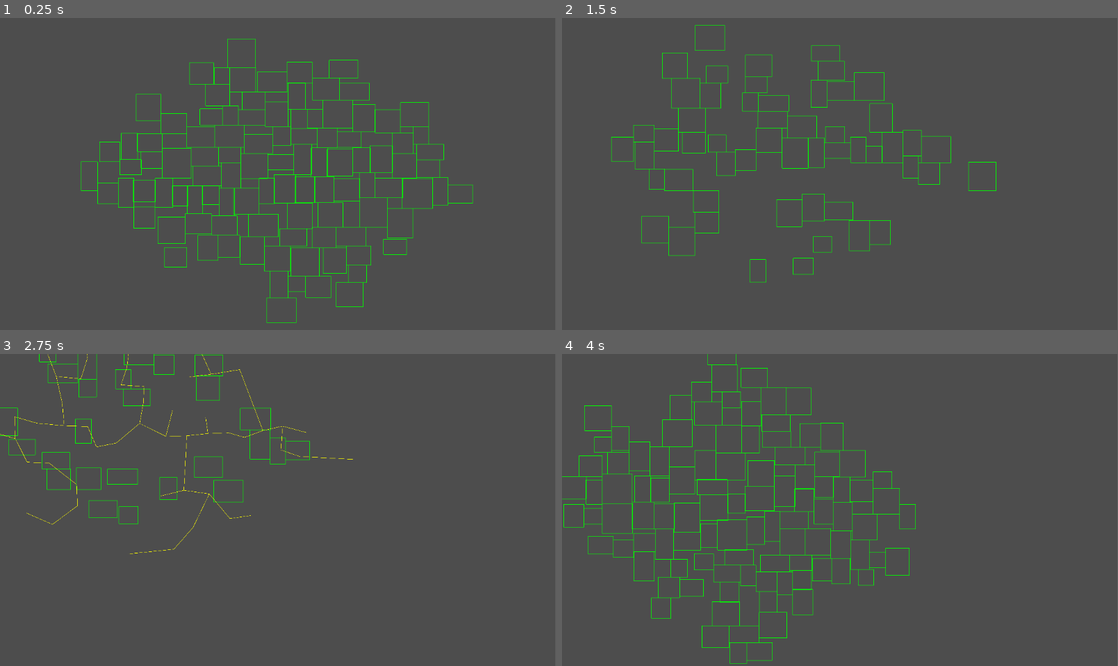
Above: before the commit, frames 1-4 (two rows, left to right).
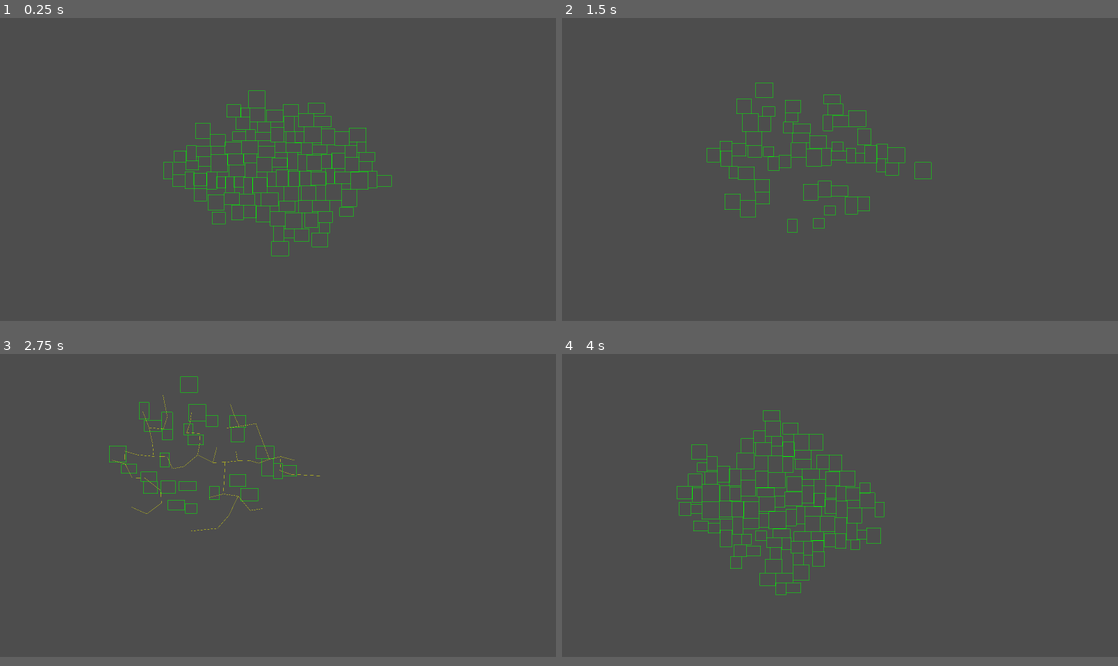
Above: after the commit, the same moments.

Repository: THenriques02/QuantumLoop
Game: Godot game, scene res://Scenes/Main/main.tscn
Two runs of this game, one before a commit and one after it. Both use one fixed random seed, a clock stepped at 60 frames per second and the inputs below.
Inputs (mouse positions are in pixels of both pictures, inside the frame that each line leads up to):
- Up to frame 1 (0.25 s): no input
- Up to frame 2 (1.5 s): move the mouse to (962, 158) at 0.52 s; hold Right (ui_right) 0.53-1.28 s; click (962, 158) at 0.67 s; tap Space (ui_select) at 0.77 s; move the mouse to (728, 189) at 1.27 s; hold Down (ui_down) from 1.28 s (still down); click (728, 189) at 1.42 s
- Up to frame 3 (2.75 s): tap Space (ui_select) at 1.52 s; move the mouse to (333, 441) at 2.02 s; release Down (ui_down) at 2.03 s; hold Right (ui_right) from 2.03 s (still down); click (333, 441) at 2.17 s
- Up to frame 4 (4 s): move the mouse to (812, 572) at 2.77 s; release Right (ui_right) at 2.78 s; hold Up (ui_up) 2.78-3.53 s; click (812, 572) at 2.92 s; tap Space (ui_select) at 3.02, 3.77 s; move the mouse to (1006, 556) at 3.52 s; hold Left (ui_left) from 3.53 s (still down); click (1006, 556) at 3.67 s
In our replay, the window is 799x449 before the commit and 800x436 after it. These sizes can differ from the game's own. Grey fills any space a smaller window leaves; there, only what the larger window draws over its background counts as a difference.

The runs differ from the first frame. In frame 1, 4.7% of the frame differs, in the area x 14-86%, y 6-98%; in frame 2, 2.9%; in frame 3, 2.2%; in frame 4, 4.7%.

Commit message:
minimap added

Diff:
--- /dev/null
+++ b/Scenes/Main/camera_2d.gd
@@ -0,0 +1,27 @@
+extends Camera2D
+
+@export var move_speed := 2000.0
+@export var zoom_speed := 0.1
+@export var min_zoom := 0.1
+@export var max_zoom := 3.0
+
+func _process(delta: float) -> void:
+	var input_dir = Vector2.ZERO
+	input_dir.x = Input.get_action_strength("ui_right") - Input.get_action_strength("ui_left")
+	input_dir.y = Input.get_action_strength("ui_down") - Input.get_action_strength("ui_up")
+
+	if input_dir != Vector2.ZERO:
+		position += input_dir.normalized() * move_speed * delta
+
+func _unhandled_input(event: InputEvent) -> void:
+	if event is InputEventMouseButton:
+		if event.button_index == MOUSE_BUTTON_WHEEL_UP and event.pressed:
+			zoom_camera(-zoom_speed)
+		elif event.button_index == MOUSE_BUTTON_WHEEL_DOWN and event.pressed:
+			zoom_camera(zoom_speed)
+
+func zoom_camera(delta_zoom: float) -> void:
+	var new_zoom = zoom + Vector2.ONE * delta_zoom
+	new_zoom.x = clamp(new_zoom.x, min_zoom, max_zoom)
+	new_zoom.y = clamp(new_zoom.y, min_zoom, max_zoom)
+	zoom = new_zoom
--- a/Scenes/Main/main.tscn
+++ b/Scenes/Main/main.tscn
@@ -1,14 +1,16 @@
-[gd_scene load_steps=6 format=3 uid="uid://ctmbay86g2nvb"]
+[gd_scene load_steps=9 format=3 uid="uid://ctmbay86g2nvb"]
 
 [ext_resource type="Script" uid="uid://1v0u2jqyq1qc" path="res://Scripts/Main/main.gd" id="1_qw60k"]
 [ext_resource type="Script" uid="uid://b2oxqf845es6u" path="res://Scripts/Main/camera_2d.gd" id="2_qw60k"]
 [ext_resource type="Texture2D" uid="uid://djk8ljwujjmcl" path="res://Assets/Dungeon/pixel_dungeon/PNG/walls_floor.png" id="4_5yls4"]
+[ext_resource type="Texture2D" uid="uid://0f7d1d60pdc6" path="res://Assets/Dungeon/pixel_dungeon/PNG/Objects.png" id="4_p6jpk"]
 
 [sub_resource type="TileSetAtlasSource" id="TileSetAtlasSource_p6jpk"]
 texture = ExtResource("4_5yls4")
 0:0/0 = 0
 0:0/0/physics_layer_0/polygon_0/points = PackedVector2Array(-6.1152, -6.29505, 8, -6.47491, 8, 8, -5.93534, 8)
 1:0/0 = 0
+1:0/0/physics_layer_0/polygon_0/points = PackedVector2Array(-8, -5.03604, 8, -4.67633, 8, 8, -8, 8)
 2:0/0 = 0
 2:0/0/physics_layer_0/polygon_0/points = PackedVector2Array(-8, -6.29505, 5.93534, -6.1152, 5.75548, 8, -8, 8)
 3:0/0 = 0
@@ -306,6 +308,154 @@
 physics_layer_0/collision_layer = 1
 sources/0 = SubResource("TileSetAtlasSource_p6jpk")
 
+[sub_resource type="TileSetAtlasSource" id="TileSetAtlasSource_2a143"]
+texture = ExtResource("4_p6jpk")
+margins = Vector2i(16, 17)
+texture_region_size = Vector2i(16, 23)
+0:0/0 = 0
+2:0/0 = 0
+3:0/0 = 0
+4:0/0 = 0
+5:0/0 = 0
+6:0/0 = 0
+7:0/0 = 0
+8:0/0 = 0
+9:0/0 = 0
+10:0/0 = 0
+11:0/0 = 0
+12:0/0 = 0
+13:0/0 = 0
+14:0/0 = 0
+15:0/0 = 0
+16:0/0 = 0
+17:0/0 = 0
+18:0/0 = 0
+19:0/0 = 0
+20:0/0 = 0
+21:0/0 = 0
+22:0/0 = 0
+23:0/0 = 0
+1:1/0 = 0
+2:1/0 = 0
+4:1/0 = 0
+5:1/0 = 0
+6:1/0 = 0
+7:1/0 = 0
+8:1/0 = 0
+9:1/0 = 0
+10:1/0 = 0
+11:1/0 = 0
+12:1/0 = 0
+13:1/0 = 0
+14:1/0 = 0
+15:1/0 = 0
+16:1/0 = 0
+17:1/0 = 0
+18:1/0 = 0
+19:1/0 = 0
+20:1/0 = 0
+21:1/0 = 0
+22:1/0 = 0
+23:1/0 = 0
+0:2/0 = 0
+1:2/0 = 0
+2:2/0 = 0
+3:2/0 = 0
+4:2/0 = 0
+5:2/0 = 0
+6:2/0 = 0
+7:2/0 = 0
+8:2/0 = 0
+9:2/0 = 0
+10:2/0 = 0
+11:2/0 = 0
+12:2/0 = 0
+13:2/0 = 0
+14:2/0 = 0
+15:2/0 = 0
+16:2/0 = 0
+17:2/0 = 0
+18:2/0 = 0
+19:2/0 = 0
+20:2/0 = 0
+21:2/0 = 0
+22:2/0 = 0
+23:2/0 = 0
+0:3/0 = 0
+1:3/0 = 0
+2:3/0 = 0
+3:3/0 = 0
+4:3/0 = 0
+5:3/0 = 0
+6:3/0 = 0
+7:3/0 = 0
+8:3/0 = 0
+9:3/0 = 0
+10:3/0 = 0
+11:3/0 = 0
+12:3/0 = 0
+13:3/0 = 0
+14:3/0 = 0
+16:3/0 = 0
+17:3/0 = 0
+18:3/0 = 0
+19:3/0 = 0
+20:3/0 = 0
+21:3/0 = 0
+22:3/0 = 0
+23:3/0 = 0
+0:4/0 = 0
+1:4/0 = 0
+2:4/0 = 0
+3:4/0 = 0
+4:4/0 = 0
+5:4/0 = 0
+6:4/0 = 0
+7:4/0 = 0
+8:4/0 = 0
+9:4/0 = 0
+10:4/0 = 0
+11:4/0 = 0
+12:4/0 = 0
+13:4/0 = 0
+14:4/0 = 0
+15:4/0 = 0
+16:4/0 = 0
+17:4/0 = 0
+18:4/0 = 0
+19:4/0 = 0
+20:4/0 = 0
+21:4/0 = 0
+22:4/0 = 0
+23:4/0 = 0
+0:5/0 = 0
+1:5/0 = 0
+2:5/0 = 0
+3:5/0 = 0
+4:5/0 = 0
+5:5/0 = 0
+6:5/0 = 0
+7:5/0 = 0
+8:5/0 = 0
+9:5/0 = 0
+10:5/0 = 0
+11:5/0 = 0
+12:5/0 = 0
+13:5/0 = 0
+14:5/0 = 0
+15:5/0 = 0
+16:5/0 = 0
+17:5/0 = 0
+18:5/0 = 0
+19:5/0 = 0
+20:5/0 = 0
+21:5/0 = 0
+22:5/0 = 0
+23:5/0 = 0
+
+[sub_resource type="TileSet" id="TileSet_xlvfx"]
+sources/0 = SubResource("TileSetAtlasSource_2a143")
+
 [node name="main" type="Node2D"]
 script = ExtResource("1_qw60k")
 
@@ -317,3 +467,6 @@
 
 [node name="Walls_Floor" type="TileMapLayer" parent="."]
 tile_set = SubResource("TileSet_2a143")
+
+[node name="TileMapLayer" type="TileMapLayer" parent="."]
+tile_set = SubResource("TileSet_xlvfx")
--- /dev/null
+++ b/Scenes/UI/control.tscn
@@ -0,0 +1,29 @@
+[gd_scene load_steps=2 format=3 uid="uid://cdekitr3tl02i"]
+
+[ext_resource type="Script" uid="uid://cry33aokl2q6d" path="res://Scripts/Main/sub_viewport.gd" id="1_p4rh7"]
+
+[node name="Control" type="Control"]
+layout_mode = 3
+anchors_preset = 15
+anchor_right = 1.0
+anchor_bottom = 1.0
+grow_horizontal = 2
+grow_vertical = 2
+
+[node name="UI" type="CanvasLayer" parent="."]
+
+[node name="SubViewportContainer" type="SubViewportContainer" parent="UI"]
+offset_left = 1639.0
+offset_top = 25.0
+offset_right = 1895.0
+offset_bottom = 281.0
+metadata/_edit_use_anchors_ = true
+
+[node name="SubViewport" type="SubViewport" parent="UI/SubViewportContainer"]
+handle_input_locally = false
+size = Vector2i(256, 256)
+render_target_update_mode = 4
+script = ExtResource("1_p4rh7")
+
+[node name="Camera2D" type="Camera2D" parent="UI/SubViewportContainer/SubViewport"]
+zoom = Vector2(0.15, 0.15)
--- a/Scripts/Main/main.gd
+++ b/Scripts/Main/main.gd
@@ -3,8 +3,8 @@
 var Room = preload("res://Scenes/Dungeon/Room.tscn")
 var font = preload("res://Assets/Dungeon/Roboto-VariableFont_wdth,wght.ttf")
 var Player = preload("res://Scenes/Player/player.tscn")
+var ui = preload("res://Scenes/UI/control.tscn")
 @onready var walls_floor_map = $Walls_Floor
-@onready var map_camera = $MapCamera
 
 var tile_size = 16 # size of tile in the TileMap
 var num_rooms = 100 # numer of rooms to generate
@@ -122,6 +122,12 @@
 		var cam = player.get_node("Camera2D")
 		if cam:
 			cam.make_current()
+
+		var map_cam = self.get_node("Camera2D")
+		ui = ui.instantiate()
+		ui.get_node("UI/SubViewportContainer/SubViewport").set_player(player)
+		ui.get_node("UI/SubViewportContainer/SubViewport").set_world(get_tree().root.world_2d)
+		add_child(ui)
 
 		play_mode = true
 
@@ -231,12 +237,16 @@
 			# Walls
 			if tile_2y_diff == Vector2i(1,1):
 				walls_floor_map.set_cell(Vector2i(x, x_y.y + 2 * y_diff), 0,  Vector2i(4, 3))
+			elif tile_2y_diff == Vector2i(3,3) or tile_2y_diff == Vector2i(5,3):
+				walls_floor_map.set_cell(Vector2i(x, x_y.y + 2 * y_diff), 0,  Vector2i(4, 3))
 			elif tile_2y_diff == Vector2i(2,1):
 				walls_floor_map.set_cell(Vector2i(x, x_y.y + 2 * y_diff), 0,  Vector2i(2, 0))
 			elif tile_2y_diff == Vector2i(5,1):
 				walls_floor_map.set_cell(Vector2i(x, x_y.y + 2 * y_diff), 0,  Vector2i(0, 0))
 
 			if 	tile_neg_y_diff == Vector2i(1,1):
+				walls_floor_map.set_cell(Vector2i(x, x_y.y - y_diff), 0,  Vector2i(1, 2))
+			elif tile_neg_y_diff == Vector2i(3,0) or tile_neg_y_diff == Vector2i(5,0):
 				walls_floor_map.set_cell(Vector2i(x, x_y.y - y_diff), 0,  Vector2i(1, 2))
 			elif tile_neg_y_diff == Vector2i(2,1):
 				walls_floor_map.set_cell(Vector2i(x, x_y.y - y_diff), 0,  Vector2i(2, 2))
@@ -246,12 +256,16 @@
 		else:
 			if tile_2y_diff == Vector2i(1,1):
 				walls_floor_map.set_cell(Vector2i(x, x_y.y + 2 * y_diff), 0,  Vector2i(1, 2))
+			elif tile_2y_diff == Vector2i(3,0) or tile_2y_diff == Vector2i(5,0):
+				walls_floor_map.set_cell(Vector2i(x, x_y.y + 2 * y_diff), 0,  Vector2i(1, 2))
 			elif tile_2y_diff == Vector2i(2,1):
 				walls_floor_map.set_cell(Vector2i(x, x_y.y + 2 * y_diff), 0,  Vector2i(2, 2))
 			elif tile_2y_diff == Vector2i(5,1):
 				walls_floor_map.set_cell(Vector2i(x, x_y.y + 2 * y_diff), 0,  Vector2i(0, 2))
 
 			if 	tile_neg_y_diff == Vector2i(1,1):
+				walls_floor_map.set_cell(Vector2i(x, x_y.y - y_diff), 0,  Vector2i(4, 3))
+			elif tile_neg_y_diff == Vector2i(3,3) or tile_neg_y_diff == Vector2i(5,3):
 				walls_floor_map.set_cell(Vector2i(x, x_y.y - y_diff), 0,  Vector2i(4, 3))
 			elif tile_neg_y_diff == Vector2i(2,1):
 				walls_floor_map.set_cell(Vector2i(x, x_y.y - y_diff), 0,  Vector2i(2, 0))
--- /dev/null
+++ b/Scripts/Main/sub_viewport.gd
@@ -0,0 +1,15 @@
+extends SubViewport
+
+@onready var camera = $Camera2D
+
+var player_ref: Player
+
+func set_player(player):
+	player_ref = player
+
+func _physics_process(_delta):
+	if player_ref:
+		camera.position = player_ref.position
+
+func set_world(world):
+	world_2d = world
--- a/project.godot
+++ b/project.godot
@@ -14,6 +14,11 @@
 run/main_scene="res://Scenes/Main/main.tscn"
 config/features=PackedStringArray("4.4", "Forward Plus")
 config/icon="res://icon.svg"
+
+[display]
+
+window/size/viewport_width=1980
+window/size/viewport_height=1080
 
 [input]
 
Not shown, added: Scenes/Main/camera_2d.gd.uid
Not shown, added: Scripts/Main/sub_viewport.gd.uid
